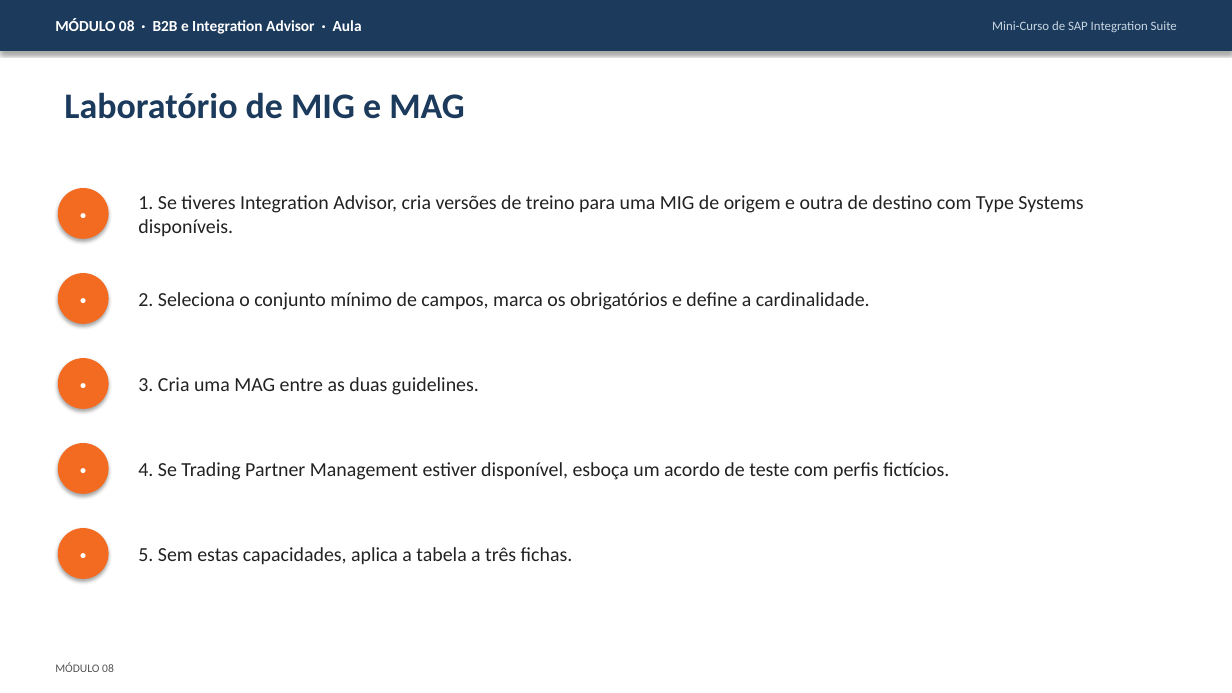
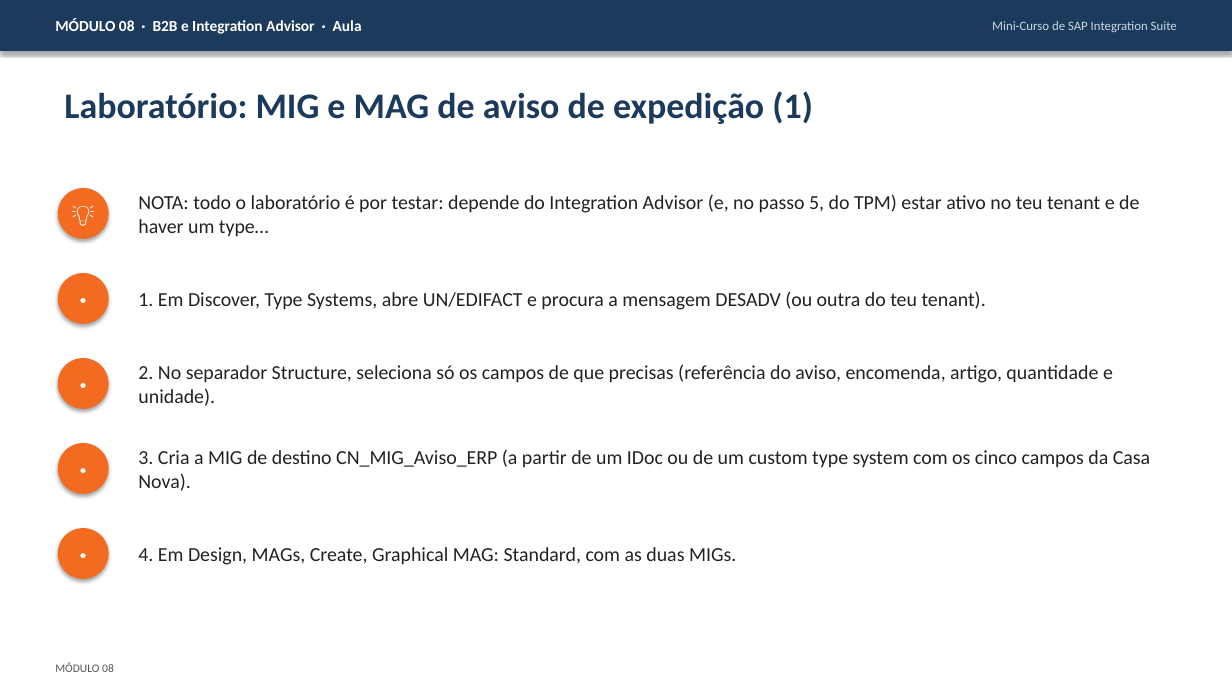
Before and after one commit to AdrianoHebreu/estudos, a slide deck: slide 28 of Integration_suite_studies/08-B2B-Integration-Advisor/08-B2B-Integration-Advisor.pptx (slide 8 before the commit). Drawn at 1232x693 pixels with LibreOffice and Linux fonts; fonts in the diff are those of the drawing. Boxes give left, top, right and bottom in pixels: in the first picture for what was removed or moved away, otherwise in the second. Text is boxed around its words. In the diff, an @@ line names an element or a change of style, - is before the commit and + after.

Commit message:
Aprofundar o curso de Integration Suite a partir da documentação oficial SAP (módulos 00 a 12, exercícios com níveis)
Módulos 00 e 02 a 12 reescritos com rótulos Documentado, Observado e Por testar; módulo 01 com observações do tenant; exercícios 1 a 34 e soluções com níveis; Office regenerado; ESTADO e READMEs atualizados (atribuição CC-BY 4.0).

```diff
--- a/Integration_suite_studies/08-B2B-Integration-Advisor/08-B2B-Integration-Advisor.pptx
+++ b/Integration_suite_studies/08-B2B-Integration-Advisor/08-B2B-Integration-Advisor.pptx
@@ text at (x1=64, y1=91, x2=813, y2=124): text changed @@
-Laboratório de MIG e MAG
+Laboratório: MIG e MAG de aviso de expedição (1)
@@ text in ellipse at (x1=57, y1=189, x2=108, y2=239): text changed @@
-•
+💡
@@ text at (x1=138, y1=194, x2=1139, y2=237): text changed @@
-1. Se tiveres Integration Advisor, cria versões de treino para uma MIG de origem e outra de destino com Type Systems disponíveis.
+NOTA: todo o laboratório é por testar: depende do Integration Advisor (e, no passo 5, do TPM) estar ativo no teu tenant e de haver um type…
@@ text at (x1=138, y1=291, x2=986, y2=310): text changed @@
-2. Seleciona o conjunto mínimo de campos, marca os obrigatórios e define a cardinalidade.
+1. Em Discover, Type Systems, abre UN/EDIFACT e procura a mensagem DESADV (ou outra do teu tenant).
@@ text at (x1=138, y1=364, x2=1113, y2=406): text changed @@
-3. Cria uma MAG entre as duas guidelines.
+2. No separador Structure, seleciona só os campos de que precisas (referência do aviso, encomenda, artigo, quantidade e unidade).
@@ text at (x1=138, y1=449, x2=1150, y2=491): text changed @@
-4. Se Trading Partner Management estiver disponível, esboça um acordo de teste com perfis fictícios.
+3. Cria a MIG de destino CN_MIG_Aviso_ERP (a partir de um IDoc ou de um custom type system com os cinco campos da Casa Nova).
@@ text at (x1=138, y1=547, x2=736, y2=565): text changed @@
-5. Sem estas capacidades, aplica a tabela a três fichas.
+4. Em Design, MAGs, Create, Graphical MAG: Standard, com as duas MIGs.
```
Also in this commit, not shown: 8 other slides changed, 26 slides added, 47 other files.
